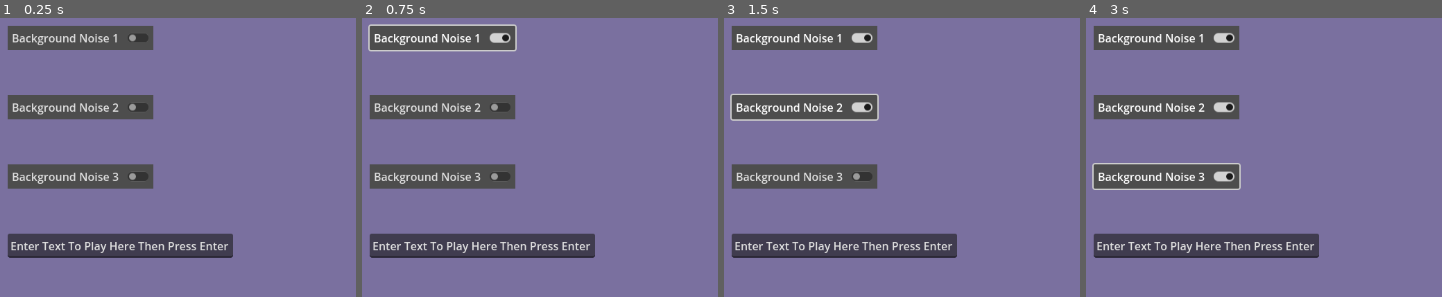
Above: before the commit, frames 1-4 (left to right).
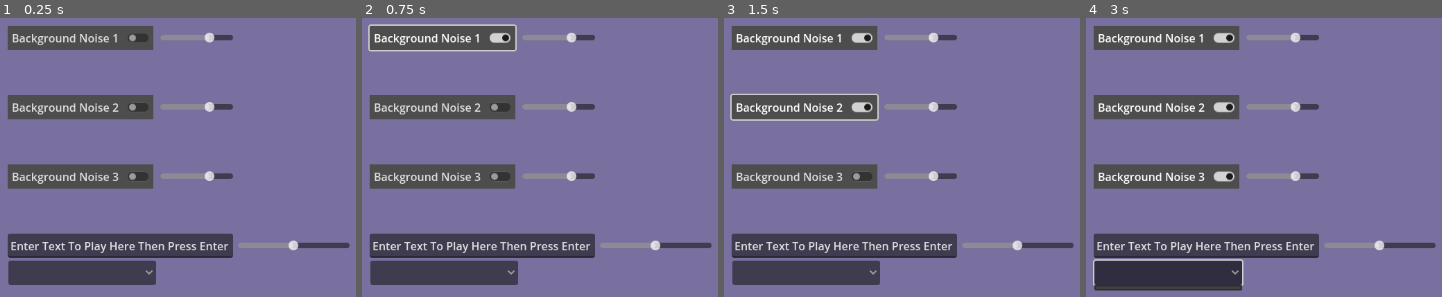
Above: after the commit, the same moments.

Repository: thorkel2/Auditory-Ace
Game: Godot game, scene res://Scenes/SoundTesting.tscn
Same seed, same stepped clock (60 frames per second), same inputs: the game is played once before the commit and once after it. This scene is started directly instead of the project's main scene. Sound files missing from this copy of the repository are replaced by a short silence.
Inputs (mouse positions are in pixels of both pictures, inside the frame that each line leads up to):
- Up to frame 1 (0.25 s): no input
- Up to frame 2 (0.75 s): click "Background Noise 1" at 0.5 s
- Up to frame 3 (1.5 s): click "Background Noise 2" at 1.25 s
- Up to frame 4 (3 s): click "Background Noise 3" at 2 s; click (1167, 271) at 2.77 s

The runs differ from the first frame. In frame 1, 5.4% of the frame differs, in the area x 2-99%, y 5-96%; in frame 2, 5.4%; in frame 3, 5.4%; in frame 4, 7.3%, in the area x 1-99%, y 5-98%.
Error before the commit: Invalid access of index '0' on a base object of type: 'Array[Dictionary]'. (res://Scripts/TextToSpeech.gd:9)
Error after the commit: Invalid access of index '0' on a base object of type: 'Array[Dictionary]'. (res://Scripts/TextToSpeech.gd:15)

Commit message:
Volume for BG Noise + TTS (#7)
* Initial Project Organization Setup

Title

* Text to speech ready

Text to speech set up, instructions written on top of TextToSpeech.gd

* Background Noise + Custom TTS

Set up background noise and text field for any string to be played via TTS

* Set up volumes for TTS + Background Noise

Framework for volumes for TTS and BG noise set up

---------

Co-authored-by: Scott <95307015+thorkel2@users.noreply.github.com>

Diff:
--- /dev/null
+++ b/App-Files/Scenes/Exercise One.tscn
@@ -0,0 +1,58 @@
+[gd_scene load_steps=3 format=3 uid="uid://dcjvsfpho0kn6"]
+
+[ext_resource type="Script" path="res://Scripts/Exercise One.gd" id="1_1jox1"]
+[ext_resource type="Texture2D" uid="uid://cykxrjfap6ceb" path="res://Artwork/icon.svg" id="2_fvck8"]
+
+[node name="ExerciseOne" type="Node2D"]
+script = ExtResource("1_1jox1")
+
+[node name="Background" type="Node2D" parent="."]
+
+[node name="ColorRect" type="ColorRect" parent="Background"]
+offset_right = 1152.0
+offset_bottom = 648.0
+color = Color(0.815686, 0.627451, 1, 1)
+
+[node name="Button" type="Node2D" parent="."]
+
+[node name="Button1" type="Button" parent="Button"]
+offset_left = 117.0
+offset_top = 288.0
+offset_right = 545.0
+offset_bottom = 388.0
+text = "Cat"
+
+[node name="Button2" type="Button" parent="Button"]
+offset_left = 610.0
+offset_top = 288.0
+offset_right = 1011.0
+offset_bottom = 390.0
+text = "Dog"
+
+[node name="Button3" type="Button" parent="Button"]
+offset_left = 119.0
+offset_top = 411.0
+offset_right = 546.0
+offset_bottom = 517.0
+text = "Bird"
+
+[node name="Button4" type="Button" parent="Button"]
+offset_left = 613.0
+offset_top = 411.0
+offset_right = 1012.0
+offset_bottom = 509.0
+text = "Mouse"
+
+[node name="Sound Button" type="Button" parent="Button"]
+offset_left = 395.0
+offset_top = 67.0
+offset_right = 754.0
+offset_bottom = 203.0
+text = "Make this an audio icon"
+icon = ExtResource("2_fvck8")
+
+[connection signal="pressed" from="Button/Button1" to="." method="onButton1Pressed"]
+[connection signal="pressed" from="Button/Button2" to="." method="onButton2Pressed"]
+[connection signal="pressed" from="Button/Button3" to="." method="onButton3Pressed"]
+[connection signal="pressed" from="Button/Button4" to="." method="onButton4Pressed"]
+[connection signal="pressed" from="Button/Sound Button" to="." method="onSoundButtonPressed"]
--- a/App-Files/Scenes/SoundTesting.tscn
+++ b/App-Files/Scenes/SoundTesting.tscn
@@ -1,4 +1,5 @@
-[gd_scene load_steps=5 format=3 uid="uid://wslvybc7gauj"]
+[gd_scene load_steps=5 format=3 uid="uid://5a3gvm0hnq3q"]
+
 
 [ext_resource type="Script" path="res://Scripts/SoundTesting.gd" id="1_54bhv"]
 [ext_resource type="AudioStream" uid="uid://f5otw3iwbn6j" path="res://Audio/boarding-accouncement-1.mp3" id="2_520cj"]
@@ -36,6 +37,16 @@
 stream = ExtResource("2_520cj")
 volume_db = -10.0
 
+
+[node name="VolumeSlider" type="HSlider" parent="Background Noise 1"]
+offset_left = 270.0
+offset_top = 170.0
+offset_right = 375.0
+offset_bottom = 205.0
+min_value = -60.0
+max_value = 10.0
+
+
 [node name="Background Noise 2" type="Node2D" parent="."]
 
 [node name="ColorRect" type="ColorRect" parent="Background Noise 2"]
@@ -56,6 +67,14 @@
 [node name="AudioStreamPlayer" type="AudioStreamPlayer" parent="Background Noise 2"]
 stream = ExtResource("3_livf3")
 volume_db = -10.0
+
+[node name="VolumeSlider" type="HSlider" parent="Background Noise 2"]
+offset_left = 270.0
+offset_top = 270.0
+offset_right = 375.0
+offset_bottom = 305.0
+min_value = -60.0
+max_value = 10.0
 
 [node name="Background Noise 3" type="Node2D" parent="."]
 
@@ -78,6 +97,15 @@
 stream = ExtResource("4_243uf")
 volume_db = -10.0
 
+
+[node name="VolumeSlider" type="HSlider" parent="Background Noise 3"]
+offset_left = 270.0
+offset_top = 370.0
+offset_right = 375.0
+offset_bottom = 405.0
+min_value = -60.0
+max_value = 10.0
+
 [node name="TTS" type="Node2D" parent="."]
 
 [node name="LineEdit" type="LineEdit" parent="TTS"]
@@ -87,10 +115,28 @@
 offset_bottom = 505.0
 text = "Enter Text To Play Here Then Press Enter"
 
+
+[node name="OptionButton" type="OptionButton" parent="TTS"]
+offset_left = 51.0
+offset_top = 509.0
+offset_right = 264.0
+offset_bottom = 544.0
+
+[node name="VolumeSlider" type="HSlider" parent="TTS"]
+offset_left = 382.0
+offset_top = 470.0
+offset_right = 543.0
+offset_bottom = 505.0
+
 [connection signal="toggled" from="Background Noise 1/CheckButton" to="." method="onBG1Switched"]
 [connection signal="finished" from="Background Noise 1/AudioStreamPlayer" to="." method="BG1Finished"]
+[connection signal="value_changed" from="Background Noise 1/VolumeSlider" to="." method="BG1VolumeChanged"]
 [connection signal="toggled" from="Background Noise 2/CheckButton" to="." method="onBG2Switched"]
 [connection signal="finished" from="Background Noise 2/AudioStreamPlayer" to="." method="BG2Finished"]
+[connection signal="value_changed" from="Background Noise 2/VolumeSlider" to="." method="BG2VolumeChanged"]
 [connection signal="toggled" from="Background Noise 3/CheckButton" to="." method="onBG3Switched"]
 [connection signal="finished" from="Background Noise 3/AudioStreamPlayer" to="." method="BG3Finished"]
+[connection signal="value_changed" from="Background Noise 3/VolumeSlider" to="." method="BG3VolumeChanged"]
 [connection signal="text_submitted" from="TTS/LineEdit" to="." method="textSubmitted"]
+[connection signal="item_selected" from="TTS/OptionButton" to="." method="voiceSelected"]
+[connection signal="value_changed" from="TTS/VolumeSlider" to="." method="TTSVolumeChanged"]
--- /dev/null
+++ b/App-Files/Scripts/Profile.gd
@@ -0,0 +1,6 @@
+#This script will serve as the origin for all settings, stats, etc
+extends Node
+#Voice to be used for TTS
+var Voice: int = 0
+#TTS Volume
+var Volume: int = 50
--- a/App-Files/Scripts/SoundTesting.gd
+++ b/App-Files/Scripts/SoundTesting.gd
@@ -1,13 +1,36 @@
+#Script for testing sounds and background noise
+#Contains framework for all sound related functions, can be used as reference for actual implementation
 extends Node2D
-#Script for testing sounds and background noise
+
+#Background Noise 1
 @onready var BG1 = $"Background Noise 1/AudioStreamPlayer"
+var BG1Playing = false
+
+#Background Noise 2
 @onready var BG2 = $"Background Noise 2/AudioStreamPlayer"
+var BG2Playing = false
+
+#Background Noise 3
 @onready var BG3 = $"Background Noise 3/AudioStreamPlayer"
+var BG3Playing = false
+
+#Custom TTS
 @onready var TTS = TextToSpeech
+@onready var profile = Profile
+var Voices: Array[String]
 
-var BG1Playing = false
-var BG2Playing = false
-var BG3Playing = false
+func _ready():
+	#Initializing Background Noise volume sliders
+	$"Background Noise 1/VolumeSlider".value = BG1.volume_db
+	$"Background Noise 2/VolumeSlider".value = BG2.volume_db
+	$"Background Noise 3/VolumeSlider".value = BG3.volume_db
+	#Initializing TTS voice options and volume slider
+	Voices = TTS.getVoices()
+	$TTS/VolumeSlider.value = profile.Volume
+	var Count: int = 0
+	for i in Voices:
+		$TTS/OptionButton.add_item(i, Count)
+		Count += 1
 
 func onBG1Switched(toggled_on):
 	if (toggled_on):
@@ -47,3 +70,23 @@
 
 func textSubmitted(new_text):
 	TTS.playText(new_text)
+
+
+func voiceSelected(index):
+	profile.Voice = index
+
+
+func TTSVolumeChanged(value):
+	profile.Volume = value
+
+
+func BG1VolumeChanged(value):
+	BG1.volume_db = value
+
+
+func BG2VolumeChanged(value):
+	BG2.volume_db = value
+
+
+func BG3VolumeChanged(value):
+	BG3.volume_db = value
--- a/App-Files/Scripts/TTS_Testing.gd
+++ b/App-Files/Scripts/TTS_Testing.gd
@@ -1,5 +1,6 @@
+#Testing script for TTS
 extends Node
-#Test script for TTS
+
 @onready var TTS = TextToSpeech
 
 func _ready():
--- a/App-Files/Scripts/TextToSpeech.gd
+++ b/App-Files/Scripts/TextToSpeech.gd
@@ -1,13 +1,22 @@
-extends Node
 #This script contains the function for playing text via Text-to-Speech
 #To play a string, create a var that contains the TextToSpeech class: "@onready var TTS = TextToSpeech"
 #Then, simply call the "playText" function to play string: TTS.playText("Insert text here")
+extends Node
 
 class_name TTS
+#Contains the voices that are usable
+var voices = DisplayServer.tts_get_voices()
 
-var voices = DisplayServer.tts_get_voices()
-var voice = voices[0]
+#Used to determine which voice to use when playing TTS
+@onready var profile = Profile
 
-func playText(text):
-	var child = voice["name"]
-	DisplayServer.tts_speak(text, child)
+#Will play text inputted via TTS
+func playText(text : String):
+	DisplayServer.tts_speak(text, voices[profile.Voice]["id"], profile.Volume)
+
+#Returns the names of all voices in system
+func getVoices():
+	var Voices: Array[String]
+	for i in voices:
+		Voices.append(i["name"])
+	return Voices
--- a/App-Files/project.godot
+++ b/App-Files/project.godot
@@ -24,6 +24,7 @@
 
 TextToSpeech="*res://Scripts/TextToSpeech.gd"
 TtsTesting="*res://Scripts/TTS_Testing.gd"
+Profile="*res://Scripts/Profile.gd"
 
 [rendering]
 
